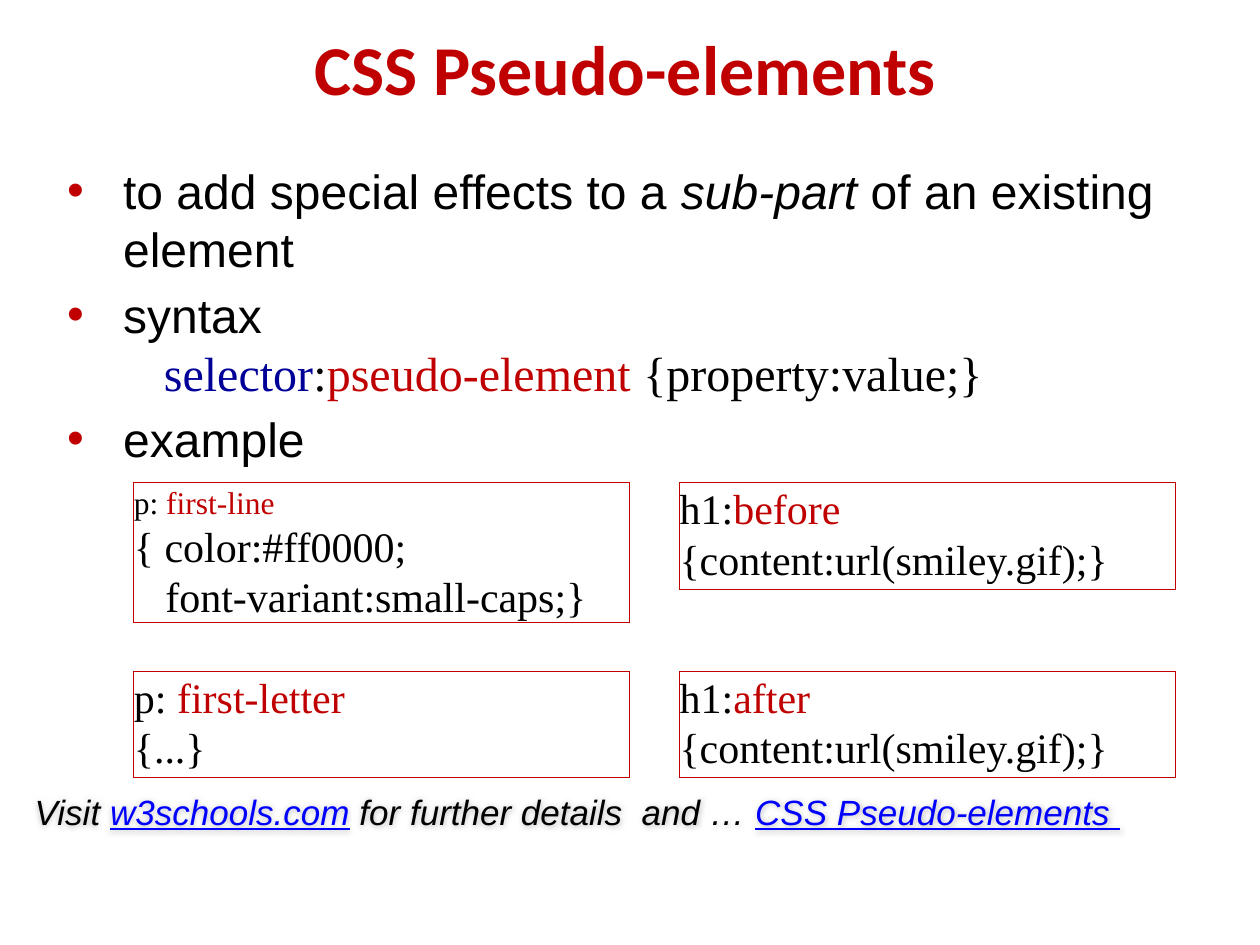
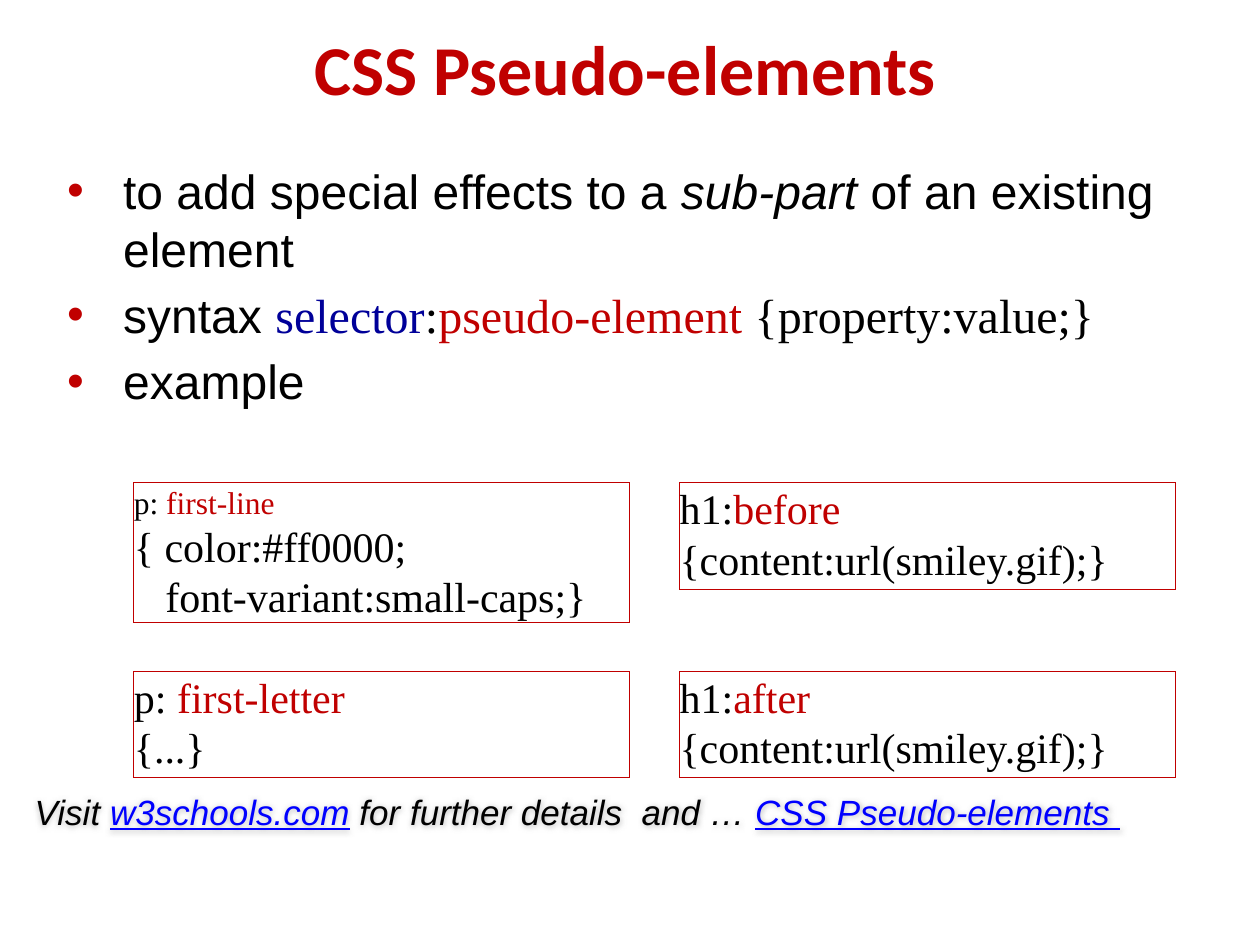
Before and after one commit to joeappleton18/cda400_2017, a slide deck: slide 9 of sessions/week4/lecture_notes.pptx. Drawn at 1260x945 pixels with LibreOffice and Linux fonts; fonts in the diff are those of the drawing. Boxes give left, top, right and bottom in pixels: in the first picture for what was removed or moved away, otherwise in the second. Text is boxed around its words. In the diff, an @@ line names an element or a change of style, - is before the commit and + after.

```diff
--- a/sessions/week4/lecture_notes.pptx
+++ b/sessions/week4/lecture_notes.pptx
@@ text at box(123, 299, 1094, 343): text changed @@
-        • syntax
-        selector:pseudo-element {property:value;}
+        • syntax selector:pseudo-element {property:value;}
```
Also in this commit, not shown: 39 other files.
